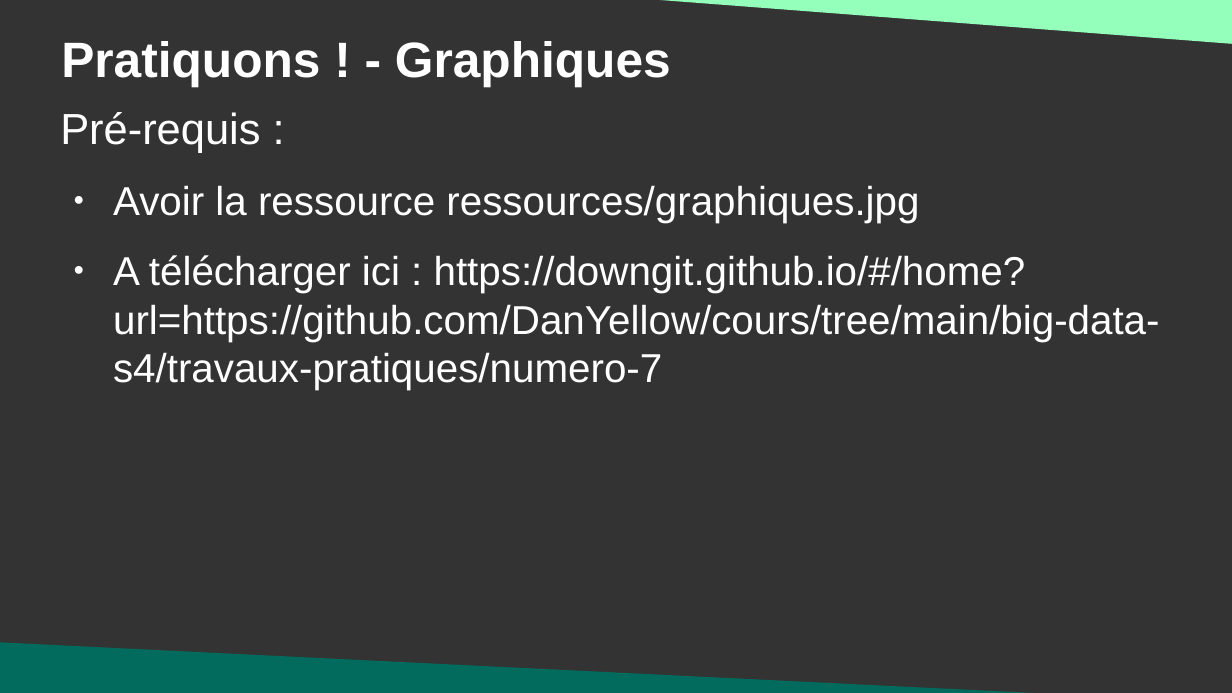
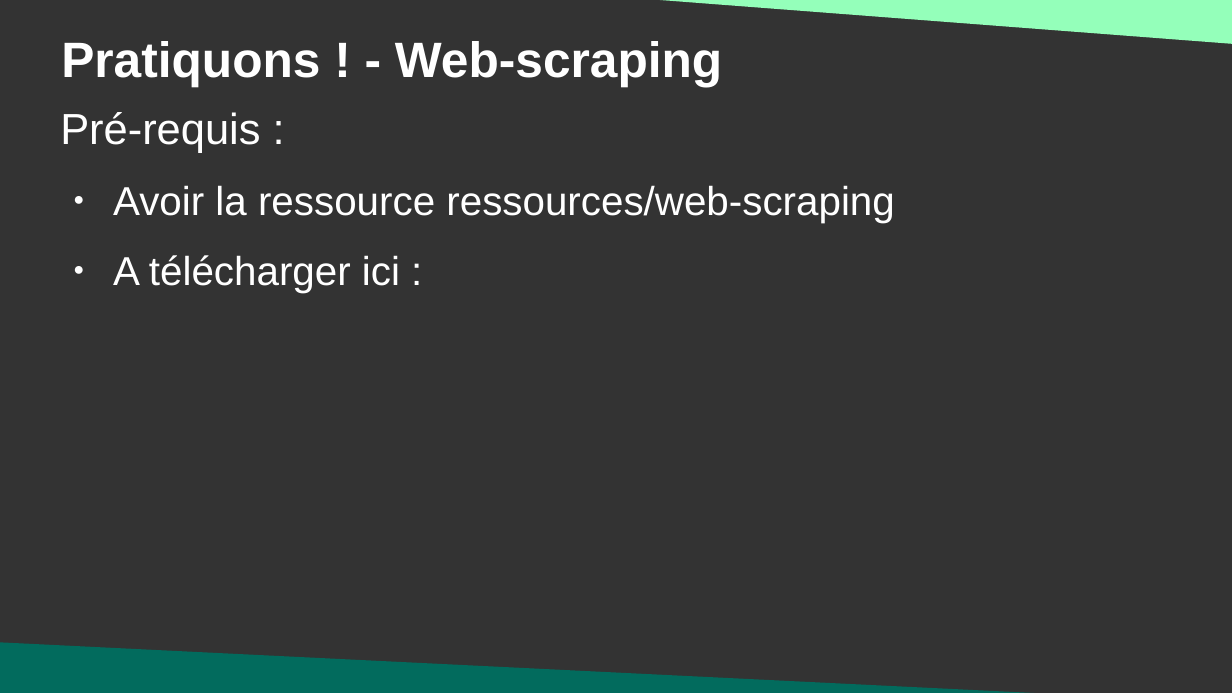
Before and after one commit to DanYellow/cours, a slide deck: slide 13 of data-journalisme-s4/travaux-pratiques/numero-2/presentation.odp (slide 24 before the commit). Drawn at 1232x693 pixels with LibreOffice and Linux fonts; fonts in the diff are those of the drawing. Boxes give left, top, right and bottom in pixels: in the first picture for what was removed or moved away, otherwise in the second. Text is boxed around its words. In the diff, an @@ line names an element or a change of style, - is before the commit and + after.

Commit message:
Update data-journalisme-s4 courses

```diff
--- a/data-journalisme-s4/travaux-pratiques/numero-2/presentation.odp
+++ b/data-journalisme-s4/travaux-pratiques/numero-2/presentation.odp
@@ title at <box>61,41,722,86</box>: text changed @@
-Pratiquons ! - Graphiques
+Pratiquons ! - Web-scraping
@@ text at <box>113,185,894,293</box>: text changed @@
-● Avoir la ressource ressources/graphiques.jpg
-● A télécharger ici : https://downgit.github.io/#/home?url=https://github.com/DanYellow/cours/tree/main/big-data-s4/travaux-pratiques/numero-7
+● Avoir la ressource ressources/web-scraping
+● A télécharger ici :
```
Also in this commit, not shown: 3 other slides changed, 5 slides added, 16 slides removed, 8 other files.
